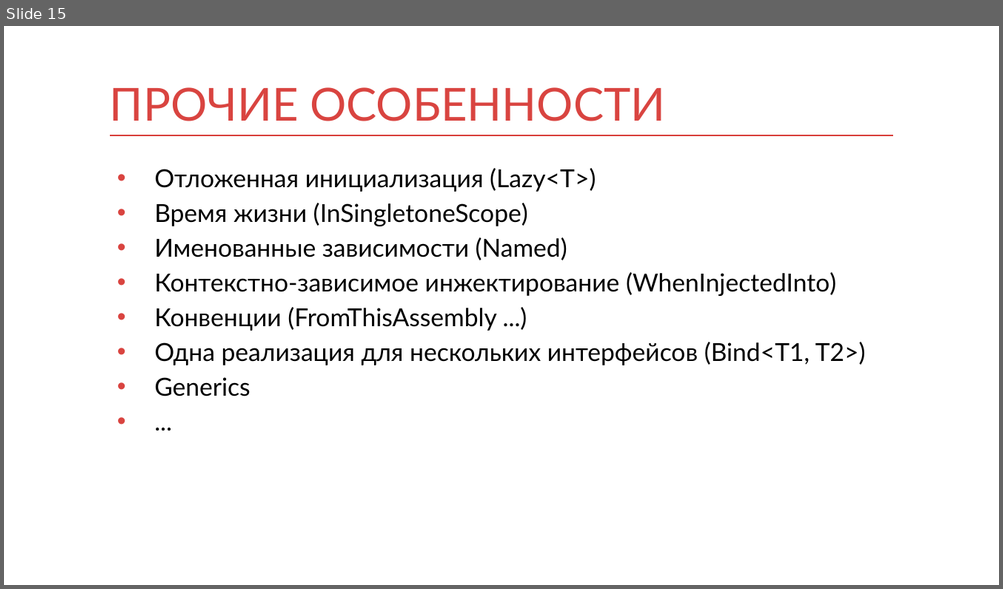
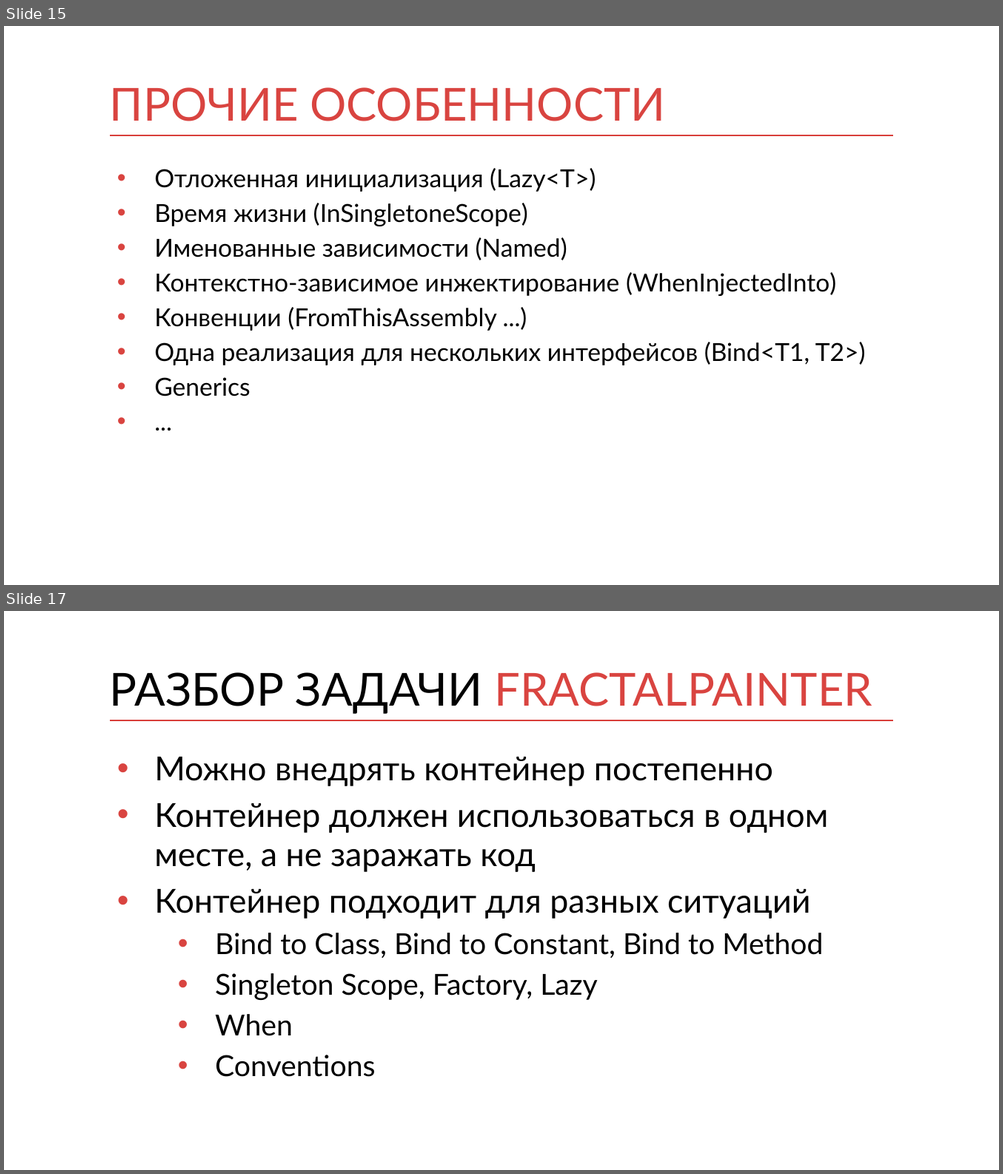
Before and after one commit to kontur-courses/di, a slide deck: di.pptx. Shown one above the other, each under a label of ours: slide 15 before the commit, slides 15 and 17 after it; the slides between them are not shown. The pictures are 1003x589 and 1003x1174 pixels, drawn with LibreOffice and Linux fonts; fonts in the diff are those of the drawing. Boxes give left, top, right and bottom in pixels: in the first picture for what was removed or moved away, otherwise in the second. Text is boxed around its words. In the diff, an @@ line names an element or a change of style, - is before the commit and + after.

Commit message:
pptx update

```diff
--- a/di.pptx
+++ b/di.pptx
@@ slide 17 added at <box>4,611,999,1170</box>, background #FFFFFF; not listed: 1 template element that a slide beside it also shows @@
@@ title added at <box>110,672,873,714</box>, 44 pt, text #D94440 @@
+РАЗБОР ЗАДАЧИ FRACTALPAINTER
@@ text added at <box>154,757,828,1077</box>, 32 pt, text #000000 @@
+• Можно внедрять контейнер постепенно
+• Контейнер должен использоваться в одном месте, а не заражать код
+• Контейнер подходит для разных ситуаций
+  • Bind to Class, Bind to Constant, Bind to Method
+  • Singleton Scope, Factory, Lazy
+  • When
+  • Conventions
```
Also in this commit, not shown: 1 other slide added.
